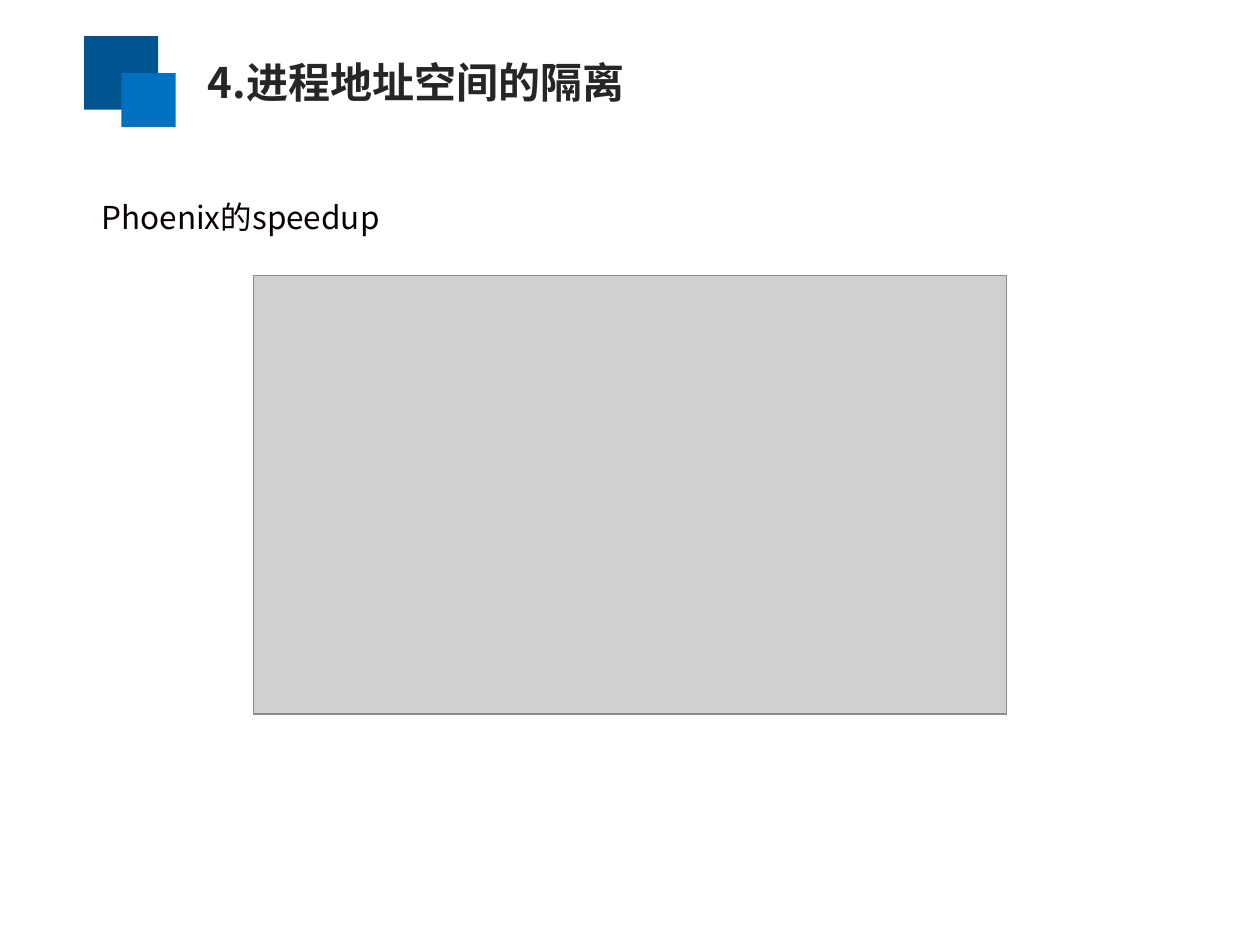
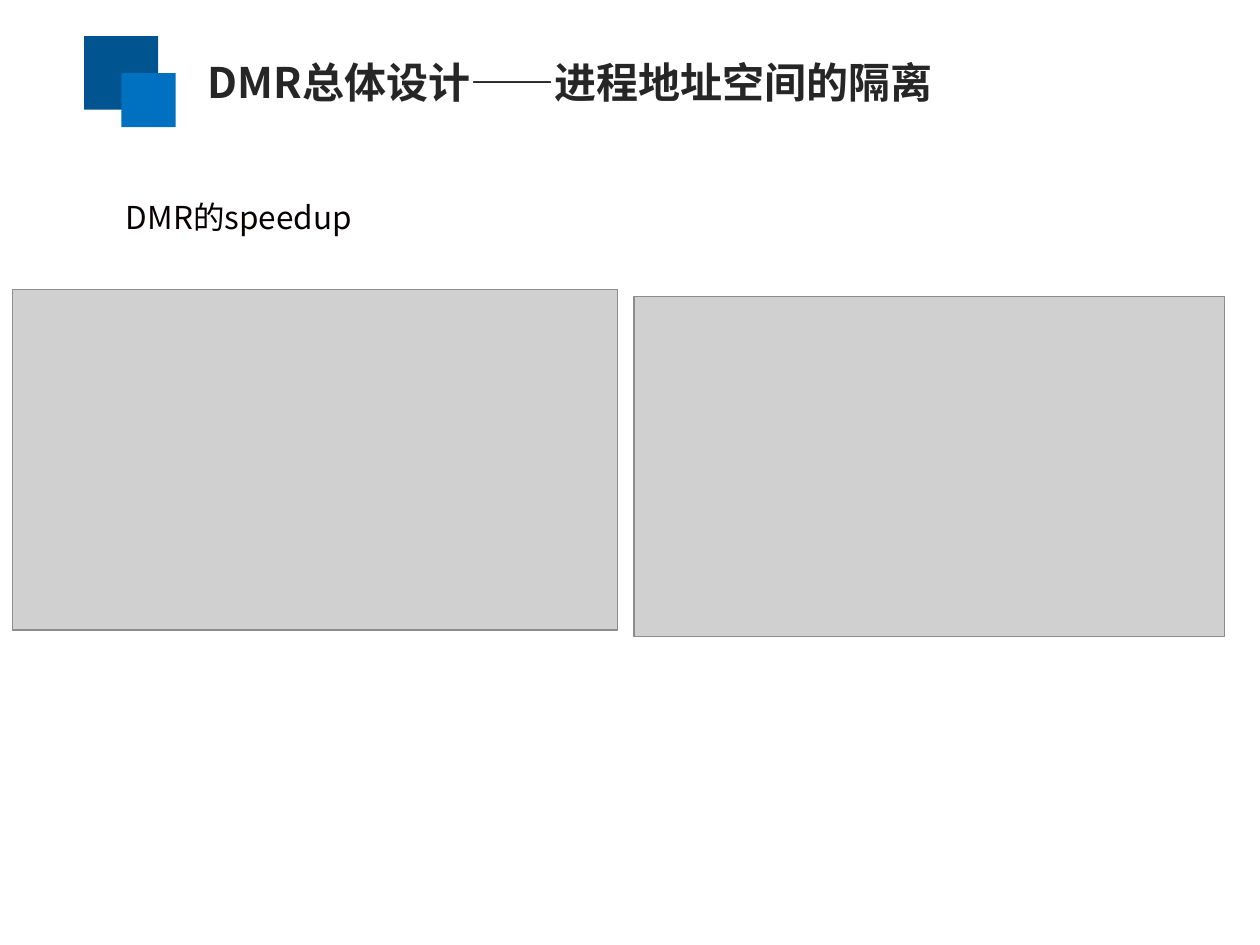
Before and after one commit to yufenyu/work, a slide deck: slide 14 of dmr_paper/paper/chinaSys-2016.ppt (slide 13 before the commit). Drawn at 1260x945 pixels with LibreOffice and Linux fonts; fonts in the diff are those of the drawing; grey boxes stand for pictures. Boxes give left, top, right and bottom in pixels: in the first picture for what was removed or moved away, otherwise in the second. Text is boxed around its words. In the diff, an @@ line names an element or a change of style, - is before the commit and + after.

```diff
--- a/dmr_paper/paper/chinaSys-2016.ppt
+++ b/dmr_paper/paper/chinaSys-2016.ppt
@@ text at bbox=[208, 62, 932, 102]: text changed @@
-4.进程地址空间的隔离
+DMR总体设计——进程地址空间的隔离
@@ text removed at bbox=[102, 202, 380, 237] @@
-Phoenix的speedup
@@ text added at bbox=[126, 202, 352, 237], 18 pt, text #080000 @@
+DMR的speedup
@@ picture added at bbox=[13, 290, 617, 630] @@
@@ picture: place and size @@
-picture at bbox=[253, 276, 1005, 714]
+picture at bbox=[634, 296, 1225, 636]
```
Also in this commit, not shown: 9 other slides changed, 4 slides added, 3 slides removed.
